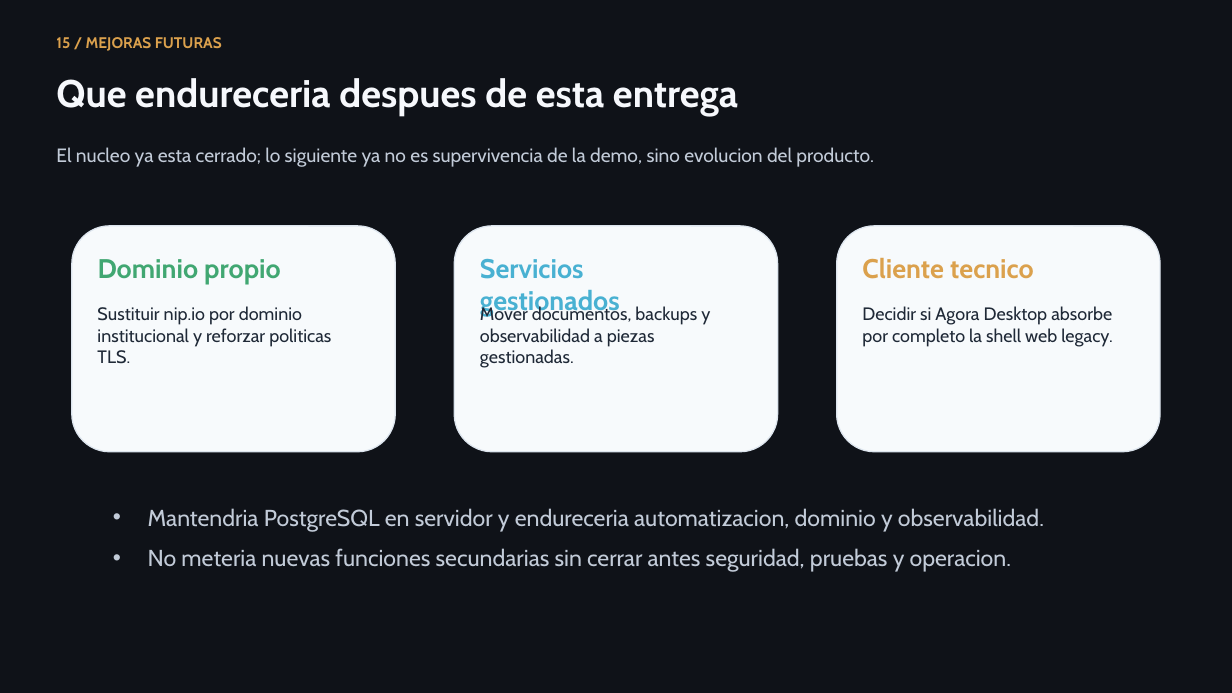
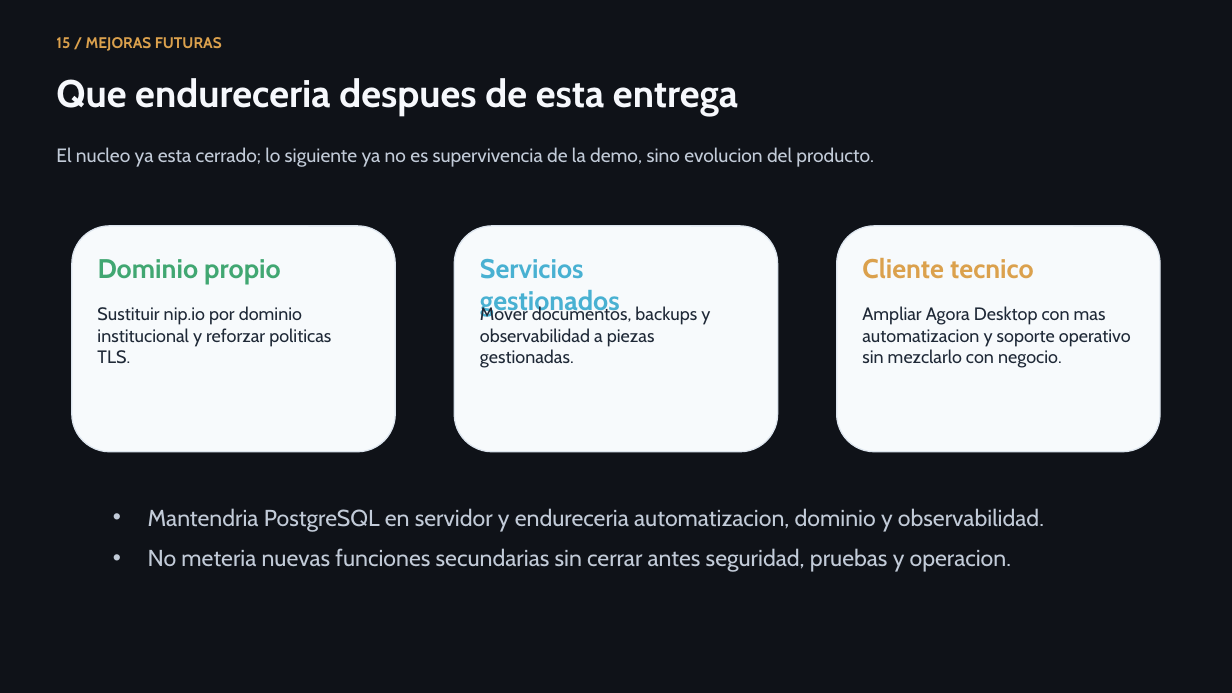
Before and after one commit to lmendez861/TFG-Agora, a slide deck: slide 16 of docs/presentacion-defensa-final.pptx. Drawn at 1232x693 pixels with LibreOffice and Linux fonts; fonts in the diff are those of the drawing. Boxes give left, top, right and bottom in pixels: in the first picture for what was removed or moved away, otherwise in the second. Text is boxed around its words. In the diff, an @@ line names an element or a change of style, - is before the commit and + after.

Commit message:
Retire web monitor in favor of desktop ops

```diff
--- a/docs/presentacion-defensa-final.pptx
+++ b/docs/presentacion-defensa-final.pptx
@@ text at bbox=[862, 306, 1131, 368]: text changed @@
-Decidir si Agora Desktop absorbe por completo la shell web legacy.
+Ampliar Agora Desktop con mas automatizacion y soporte operativo sin mezclarlo con negocio.
```
Also in this commit, not shown: 4 other slides changed, 32 other files.
